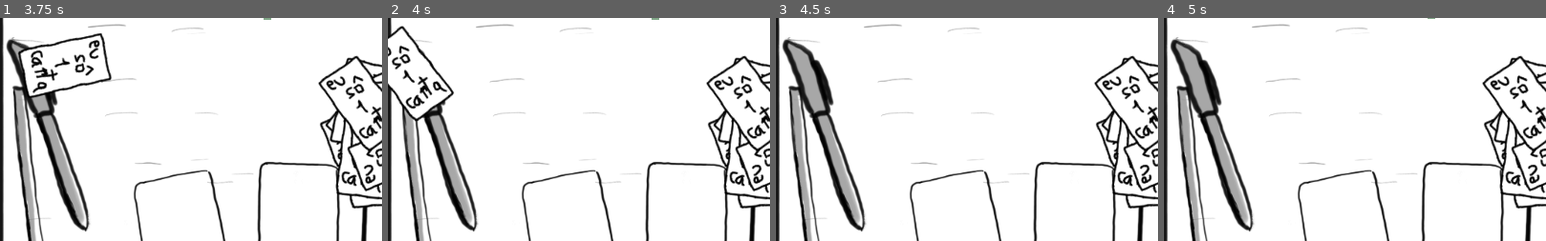
Above: before the commit, frames 1-4 (left to right).
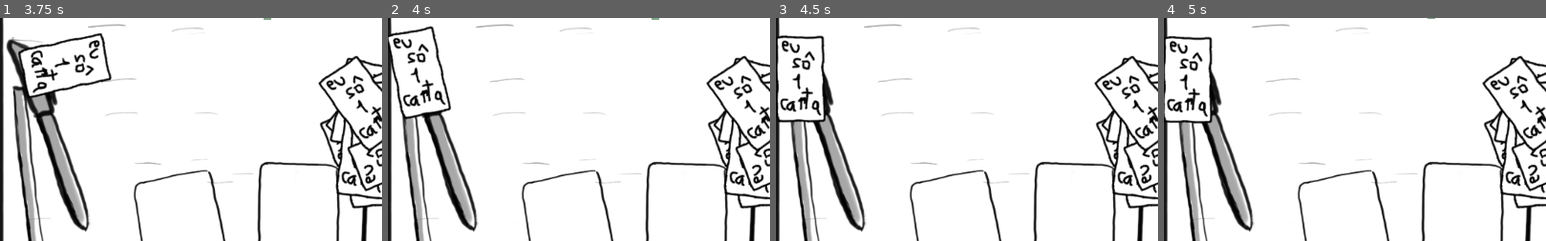
Above: after the commit, the same moments.

Repository: brocoli/ld43
Game: Godot game, scene res://scene/Main.tscn
The game is run twice, just before and just after one commit, with the same random seed, the same clock (stepped at 60 frames per second) and the same inputs.
Inputs (mouse positions are % of the whole screen's width and height, from its top left):
- Up to frame 1 (3.75 s): tap Enter at 0.5, 2 s; move the mouse to (45, 70) at 0.52 s; click (45, 70) at 0.67 s; tap Space at 1.25, 2.75 s; drag from (45, 70) to (45, 70) at 1.27 s; move the mouse to (20, 35) at 2.02 s; click (20, 35) at 2.17 s; drag from (55, 50) to (20, 35) at 2.77 s; move the mouse to (35, 25) at 3.52 s; click (35, 25) at 3.67 s
- Up to frame 2 (4 s): no input
- Up to frame 3 (4.5 s): drag from (72, 45) to (35, 25) at 4.27 s
- Up to frame 4 (5 s): no input
The pictures show only the part of the screen within x 0-50%, y 25-75%; the shares and areas given below are measured in that part.

Frame 1 is identical in both runs. In frame 2, 2.9% of the frame differs, in the area x 0-18%, y 3-47%; in frame 3, 3.4%; in frame 4, 3.5%, in the area x 0-13%, y 8-48%.

Commit message:
Add walls

Diff:
--- a/scene/Card.tscn
+++ b/scene/Card.tscn
@@ -11,7 +11,7 @@
 
 input_pickable = false
 collision_layer = 1
-collision_mask = 0
+collision_mask = 1024
 mode = 0
 mass = 1.0
 friction = 1.0
--- a/scene/Main.tscn
+++ b/scene/Main.tscn
@@ -4,7 +4,7 @@
 [ext_resource path="res://scene/CardHandler.tscn" type="PackedScene" id=2]
 [ext_resource path="res://scene/CardPicker.tscn" type="PackedScene" id=3]
 
-[node name="Main" type="Node2D"]
+[node name="Main" type="Node2D" index="0"]
 
 z_index = 2
 _sections_unfolded = [ "Pause", "Z Index" ]
@@ -21,3 +21,19 @@
 _sections_unfolded = [ "Material", "Pause", "Transform", "Visibility", "Z Index" ]
 
 [node name="CardPicker" parent="." index="2" instance=ExtResource( 3 )]
+
+[node name="StaticBody2D" type="StaticBody2D" parent="." index="3"]
+
+input_pickable = false
+collision_layer = 1024
+collision_mask = 1
+constant_linear_velocity = Vector2( 0, 0 )
+constant_angular_velocity = 0.0
+friction = 1.0
+bounce = 0.0
+_sections_unfolded = [ "Collision" ]
+
+[node name="CollisionPolygon2D" type="CollisionPolygon2D" parent="StaticBody2D" index="0"]
+
+build_mode = 0
+polygon = PoolVector2Array( -20, -20, -20, 620, 1044, 620, 1044, -20, -20, -20, 0, 0, 1024, 0, 1024, 600, 0, 600, 0, 0 )
--- a/scene/TouchDragPhysics.tscn
+++ b/scene/TouchDragPhysics.tscn
@@ -7,7 +7,7 @@
 custom_solver_bias = 0.0
 radius = 10.0
 
-[node name="TouchDragPhysics" type="KinematicBody2D" index="0"]
+[node name="TouchDragPhysics" type="KinematicBody2D"]
 
 input_pickable = false
 collision_layer = 1
